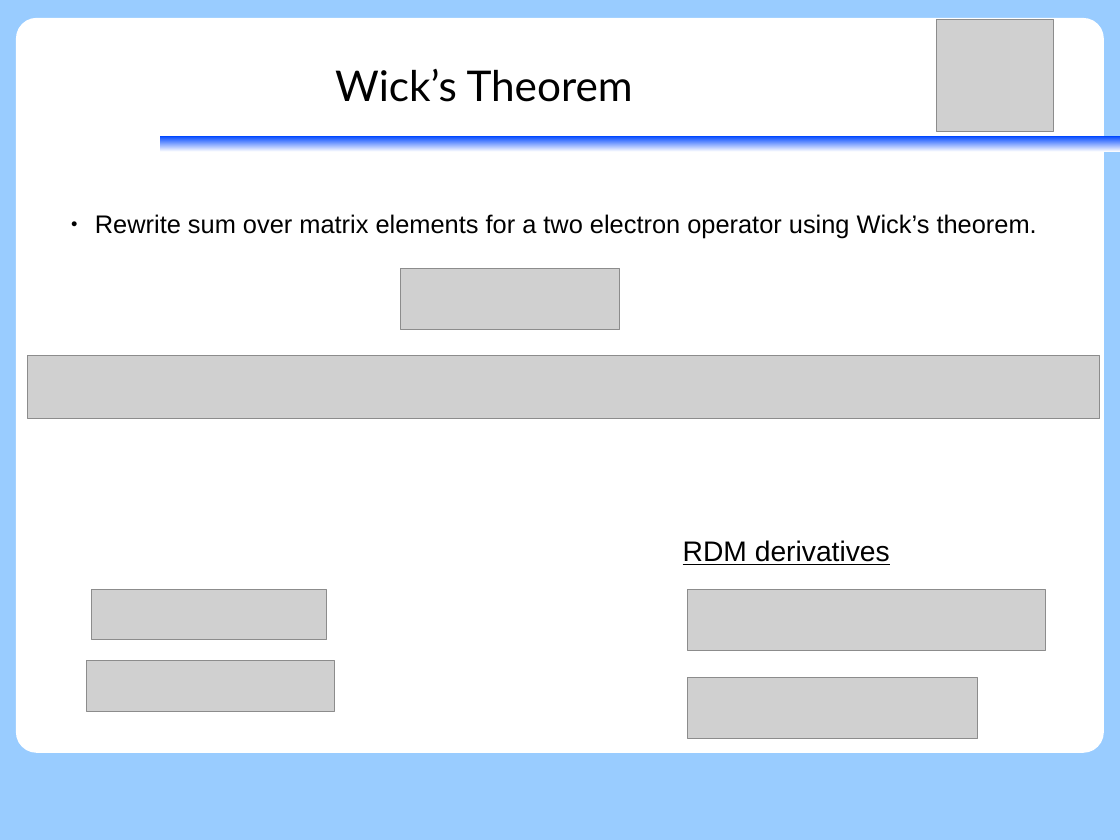
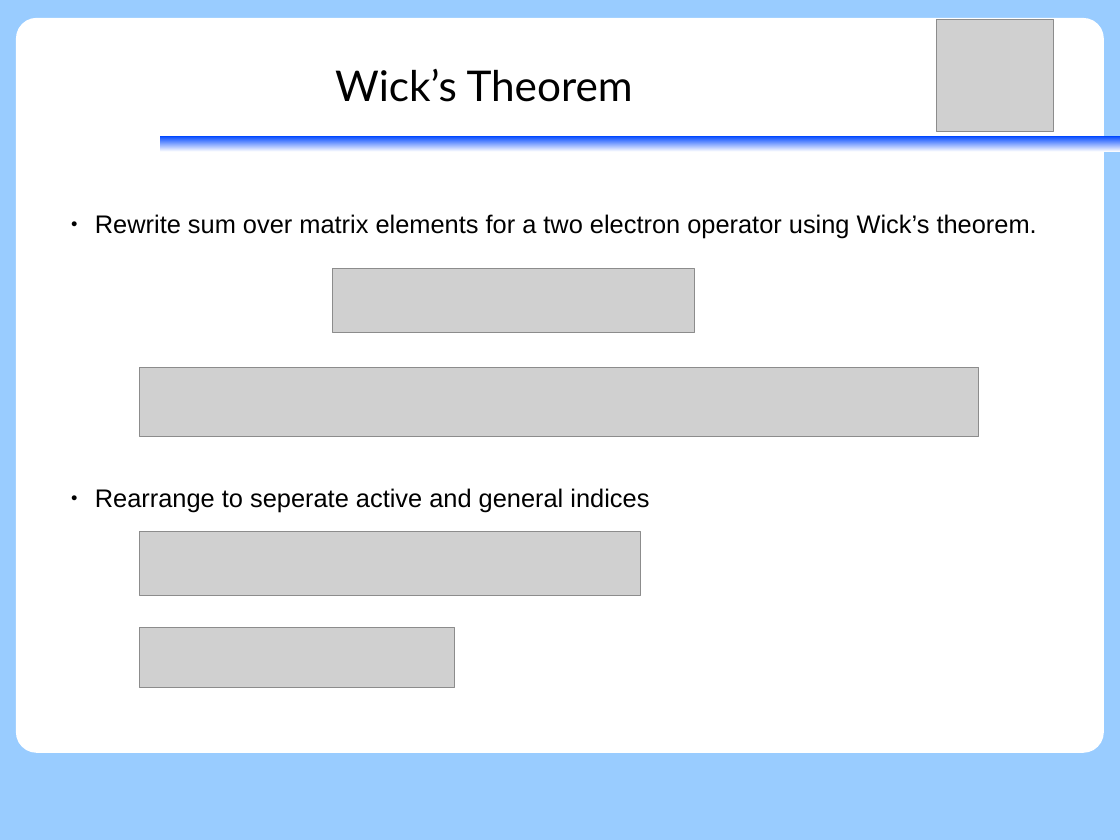
Before and after one commit to peterjohncherry/Presentations-etc, a slide deck: slide 56 of SGROUP_28062017/28062017_peter_relxms-caspt2-ci_seperation.odp (slide 53 before the commit). Drawn at 1120x840 pixels with LibreOffice and Linux fonts; fonts in the diff are those of the drawing; grey boxes stand for pictures. Boxes give left, top, right and bottom in pixels: in the first picture for what was removed or moved away, otherwise in the second. Text is boxed around its words. In the diff, an @@ line names an element or a change of style, - is before the commit and + after.

```diff
--- a/SGROUP_28062017/28062017_peter_relxms-caspt2-ci_seperation.odp
+++ b/SGROUP_28062017/28062017_peter_relxms-caspt2-ci_seperation.odp
@@ picture: place and size @@
-picture at (400,268,620,329)
+picture at (332,268,694,332)
@@ picture: place and size @@
-picture at (27,356,1101,420)
+picture at (139,367,979,436)
@@ text at (95,488,649,513): paragraph added @@
+● Rearrange to seperate active and general indices
@@ picture: place and size @@
-picture at (91,589,327,640)
+picture at (139,532,640,596)
@@ text removed at (683,540,890,565) @@
-RDM derivatives
@@ picture removed at (688,590,1046,651) @@
@@ picture: place and size @@
-picture at (86,661,334,711)
+picture at (139,627,454,688)
@@ picture removed at (688,678,978,739) @@
```
Also in this commit, not shown: 9 other slides changed, 10 slides added, 3 slides removed, 1 other file.
